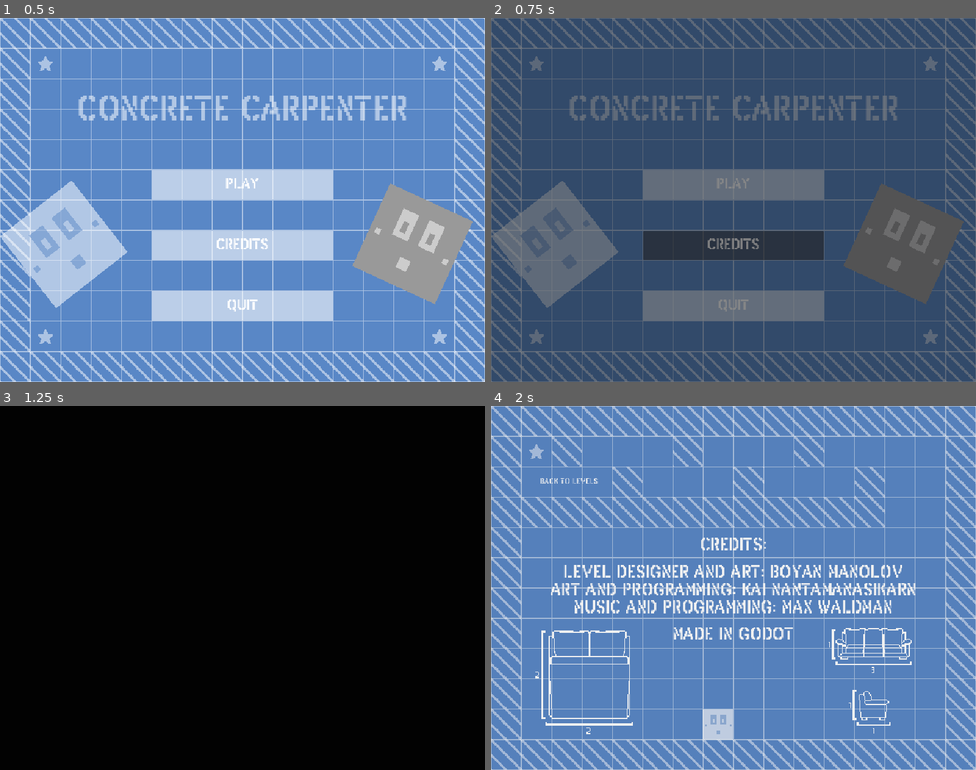
Above: before the commit, frames 1-4 (two rows, left to right).
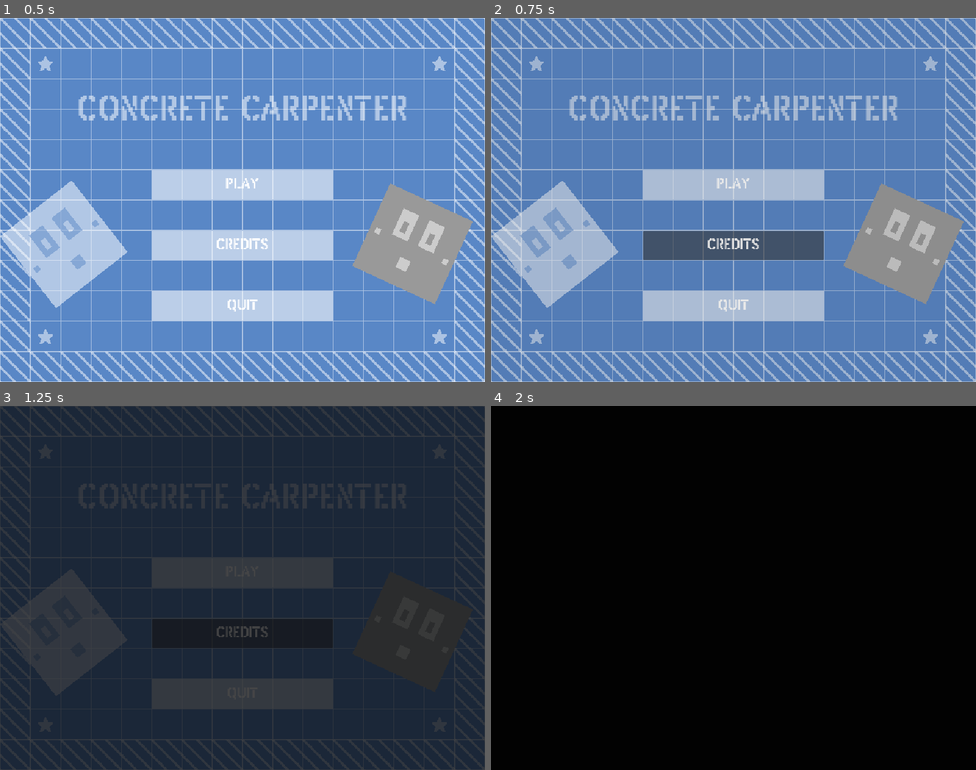
Above: after the commit, the same moments.

Repository: maxwaldman8/hackathon-2026
Game: Godot game, scene res://scenes/main_menu.tscn
Two runs of this game, one before a commit and one after it. Both use one fixed random seed, a clock stepped at 60 frames per second and the inputs below.
Inputs:
- Up to frame 1 (0.5 s): no input
- Up to frame 2 (0.75 s): click "CREDITS" at 0.5 s
- Up to frame 3 (1.25 s): no input
- Up to frame 4 (2 s): click "PLAY" at 1.25 s

Frame 1 is identical in both runs. In frame 2, 100% of the frame differs, in the area x 0-100%, y 0-100%; in frame 3, 100%; in frame 4, 100%.

Commit message:
Sound fx

Diff:
--- a/scaling-game/project.godot
+++ b/scaling-game/project.godot
@@ -15,7 +15,7 @@
 [application]
 
 config/name="Scaling game"
-run/main_scene="uid://buhfkwtk6aaga"
+run/main_scene="uid://m2nruhqtafwc"
 config/features=PackedStringArray("4.6", "GL Compatibility")
 config/icon="res://icon.svg"
 
--- a/scaling-game/scenes/credits.tscn
+++ b/scaling-game/scenes/credits.tscn
@@ -78,6 +78,7 @@
 label_settings = SubResource("LabelSettings_2fbfq")
 
 [node name="Borders" type="TextureRect" parent="." unique_id=1284332001]
+top_level = true
 layout_mode = 0
 offset_right = 1024.0
 offset_bottom = 768.0
--- a/scaling-game/scenes/loading_screen.tscn
+++ b/scaling-game/scenes/loading_screen.tscn
@@ -180,6 +180,7 @@
 
 [node name="AnimationPlayer" type="AnimationPlayer" parent="." unique_id=1512382900]
 libraries/ = SubResource("AnimationLibrary_pi15l")
+speed_scale = 0.35
 
 [node name="AudioStreamPlayer" type="AudioStreamPlayer" parent="." unique_id=1953065600]
 stream = SubResource("AudioStream_oobaa")
--- a/scaling-game/scripts/level.gd
+++ b/scaling-game/scripts/level.gd
@@ -337,6 +337,8 @@
 			for label in level_labels:
 				label.visible = false
 	if not is_main and is_done:
+		Music.get_node("AudioStreamPlayer2D").stream = load("res://assets/music/Victory.wav")
+		Music.get_node("AudioStreamPlayer2D").play()
 		SceneManager.load_new_scene("res://scenes/levels/hub_level.tscn", "fade_to_black")
 		disabled = true
 		SavedLevelInfo.solved_levels.append(int(self.scene_file_path))
--- a/scaling-game/scripts/main_menu.gd
+++ b/scaling-game/scripts/main_menu.gd
@@ -2,20 +2,25 @@
 
 
 func _ready() -> void:
-	var menu_music: AudioStream = load("res://assets/music/Menu music.wav")
-	Music.get_node("AudioStreamPlayer2D").stream = menu_music
+	Music.get_node("AudioStreamPlayer2D").stream = load("res://assets/music/Menu music.wav")
 	Music.get_node("AudioStreamPlayer2D").volume_db = -7
 	Music.get_node("AudioStreamPlayer2D").play()
 
 
 
 func _on_play_button_pressed() -> void:
+	Music.get_node("AudioStreamPlayer2D").stream = load("res://assets/music/Pop.mp3")
+	Music.get_node("AudioStreamPlayer2D").play()
 	SceneManager.load_new_scene("res://scenes/levels/hub_level.tscn", "fade_to_black")
 
 
 func _on_quit_button_pressed() -> void:
+	Music.get_node("AudioStreamPlayer2D").stream = load("res://assets/music/Pop.mp3")
+	Music.get_node("AudioStreamPlayer2D").play()
 	get_tree().quit()
 
 
 func _on_credits_button_pressed() -> void:
+	Music.get_node("AudioStreamPlayer2D").stream = load("res://assets/music/Pop.mp3")
+	Music.get_node("AudioStreamPlayer2D").play()
 	SceneManager.load_new_scene("res://scenes/credits.tscn", "fade_to_black")
Not shown, added: scaling-game/assets/music/Pop.mp3.import
Not shown, added: scaling-game/assets/music/Victory.wav.import
Not shown: 1 places in scaling-game/scenes/credits.tscn that only renumber resources
Not shown: 1 places in scaling-game/scenes/loading_screen.tscn that only renumber resources
Not shown: 1 places in scaling-game/scenes/main_menu.tscn that only renumber resources
Not shown, added: scaling-game/assets/music/Pop.mp3
Not shown, added: scaling-game/assets/music/Victory.wav
